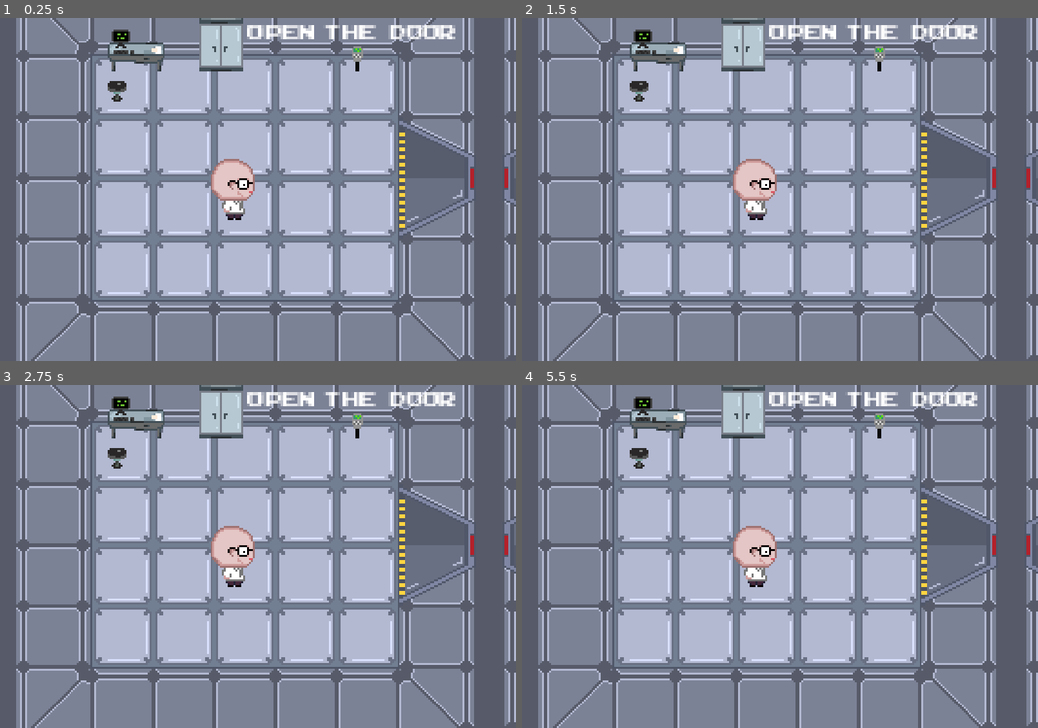
Above: before the commit, frames 1-4 (two rows, left to right).
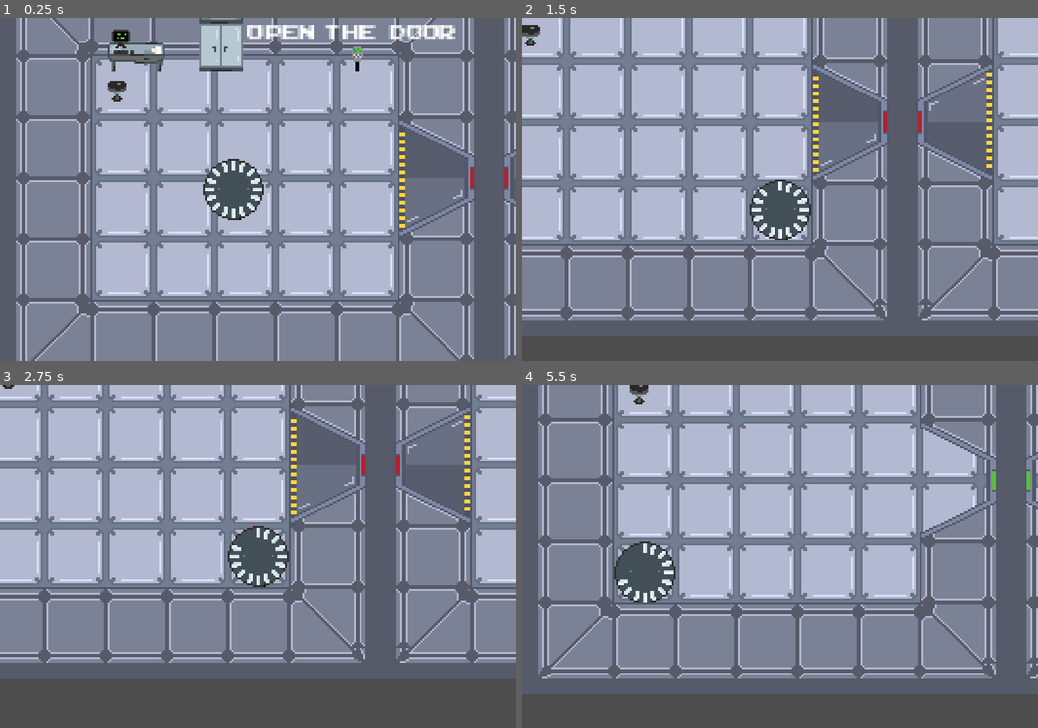
Above: after the commit, the same moments.

Repository: Pi-pol/Tachyon-race
Game: Godot game, scene res://Scenes/1stlevel.tscn
The game is run twice, just before and just after one commit, with the same random seed, the same clock (stepped at 60 frames per second) and the same inputs.
Inputs (mouse positions are in pixels of both pictures, inside the frame that each line leads up to):
- Up to frame 1 (0.25 s): no input
- Up to frame 2 (1.5 s): tap Enter at 0.5 s; move the mouse to (893, 172) at 0.52 s; hold Right (ui_right) 0.53-1.28 s; tap E at 0.6 s; click (893, 172) at 0.67 s; move the mouse to (676, 206) at 1.27 s; hold Down (ui_down) from 1.28 s (still down); tap K at 1.35 s
- Up to frame 3 (2.75 s): tap Space at 2 s; move the mouse to (309, 481) at 2.02 s; release Down (ui_down) at 2.03 s; hold Right (ui_right) from 2.03 s (still down); tap E at 2.1 s
- Up to frame 4 (5.5 s): tap Enter at 2.75, 5 s; move the mouse to (754, 625) at 2.77 s; release Right (ui_right) at 2.78 s; hold Up (ui_up) 2.78-3.53 s; tap K at 2.85, 4.35 s; click (754, 625) at 2.92 s; tap Space at 3.5 s; move the mouse to (934, 607) at 3.52 s; hold Left (ui_left) 3.53-5.03 s; tap E at 3.6, 5.1 s; move the mouse to (625, 505) at 4.27 s; move the mouse to (805, 556) at 5.02 s; hold Down (ui_down) from 5.03 s (still down); click (805, 556) at 5.17 s

The runs differ from the first frame. In frame 1, 1.6% of the frame differs, in the area x 39-52%, y 41-59%; in frame 2, 70%; in frame 3, 73%, in the area x 0-100%, y 0-100%; in frame 4, 46%.
Error before the commit: Attempt to call function 'play' in base 'null instance' on a null instance. (res://Scripts/Player.gd:18)
Error after the commit: Attempt to call function 'instantiate' in base 'null instance' on a null instance. (res://Scenes/wiredBox.gd:14)

Commit message:
commit clock animation

Diff:
--- a/Scenes/1stlevel.tscn
+++ b/Scenes/1stlevel.tscn
@@ -1,6 +1,6 @@
-[gd_scene load_steps=29 format=3 uid="uid://oo0vn7fcpglf"]
-
-[ext_resource type="Script" path="res://Scenes/1stlevel.gd" id="1_px6b5"]
+[gd_scene load_steps=33 format=3 uid="uid://oo0vn7fcpglf"]
+
+[ext_resource type="Script" path="res://Scripts/1stlevel.gd" id="1_px6b5"]
 [ext_resource type="PackedScene" uid="uid://dtk3e2suufm0m" path="res://Scenes/player.tscn" id="1_y7u1b"]
 [ext_resource type="Texture2D" uid="uid://dpb31771lqv1" path="res://sth.png" id="2_40tig"]
 [ext_resource type="PackedScene" uid="uid://bsc27jlyp74gh" path="res://Scenes/action_emmiter.tscn" id="2_pu3r0"]
@@ -10,17 +10,18 @@
 [ext_resource type="Script" path="res://Scenes/wiredBox.gd" id="6_2ra4e"]
 [ext_resource type="PackedScene" uid="uid://byvm3u2388a0w" path="res://Scenes/button_game.tscn" id="6_4hc3a"]
 [ext_resource type="Script" path="res://Scripts/ButtonGame2.gd" id="7_6f5of"]
-[ext_resource type="PackedScene" uid="uid://deoer7bynwll4" path="res://Scenes/base_tilemap.tscn" id="7_fkt6h"]
-[ext_resource type="PackedScene" uid="uid://bea2qh6ew34b6" path="res://Scenes/doors_tilemap.tscn" id="8_k6orn"]
+[ext_resource type="PackedScene" path="res://Scenes/base_tilemap.tscn" id="7_fkt6h"]
+[ext_resource type="PackedScene" path="res://Scenes/doors_tilemap.tscn" id="8_k6orn"]
 [ext_resource type="Script" path="res://Scripts/door_script.gd" id="9_qrhr4"]
 [ext_resource type="Texture2D" uid="uid://d235fmkljycgo" path="res://Assets/furniture.png" id="10_a3aqt"]
 [ext_resource type="AudioStream" uid="uid://pt31abkpqjsa" path="res://Assets/SFX/pickup.wav" id="10_iyrer"]
 [ext_resource type="Script" path="res://Scripts/Furniture.gd" id="11_a4r7w"]
 [ext_resource type="FontFile" uid="uid://cqsuld7mf6wi" path="res://Assets/ARCADECLASSIC.TTF" id="12_gps5e"]
+[ext_resource type="Texture2D" uid="uid://cehd5gmordpem" path="res://Assets/Furniture2.png" id="12_oajyf"]
 [ext_resource type="AudioStream" uid="uid://bmmbw504m5ym0" path="res://Assets/SFX/door.wav" id="13_jtfjq"]
-[ext_resource type="PackedScene" path="res://Scenes/item.tscn" id="13_l8ngd"]
+[ext_resource type="PackedScene" uid="uid://bobhlkyxttsem" path="res://Scenes/item.tscn" id="13_l8ngd"]
 [ext_resource type="AudioStream" uid="uid://sdot0hbnwsdv" path="res://Assets/SFX/theme.wav" id="18_8dxdt"]
-[ext_resource type="PackedScene" uid="uid://bw361al6qkycv" path="res://Scenes/wires.tscn" id="19_tsrxe"]
+[ext_resource type="PackedScene" uid="uid://oam176p0dnbq" path="res://Scenes/wires.tscn" id="19_tsrxe"]
 
 [sub_resource type="Shader" id="Shader_xmui1"]
 code = "shader_type canvas_item;
@@ -86,6 +87,43 @@
 physics_layer_0/collision_layer = 1
 sources/1 = SubResource("TileSetAtlasSource_d3sn0")
 
+[sub_resource type="Animation" id="Animation_ekvhq"]
+resource_name = "ClockAnim"
+length = 20.0
+tracks/0/type = "value"
+tracks/0/imported = false
+tracks/0/enabled = true
+tracks/0/path = NodePath("ClockSp:frame")
+tracks/0/interp = 1
+tracks/0/loop_wrap = true
+tracks/0/keys = {
+"times": PackedFloat32Array(0, 1.2, 2.5, 3.7, 5, 6.2, 7.5, 8.7, 10, 11.2, 12.6, 13.7, 15, 16.2, 17.5, 18.8, 20),
+"transitions": PackedFloat32Array(1, 1, 1, 1, 1, 1, 1, 1, 1, 1, 1, 1, 1, 1, 1, 1, 1),
+"update": 1,
+"values": [16, 15, 14, 13, 12, 11, 10, 9, 8, 7, 6, 5, 4, 3, 2, 1, 0]
+}
+
+[sub_resource type="Animation" id="Animation_d61jl"]
+length = 0.001
+tracks/0/type = "value"
+tracks/0/imported = false
+tracks/0/enabled = true
+tracks/0/path = NodePath("ClockSp:frame")
+tracks/0/interp = 1
+tracks/0/loop_wrap = true
+tracks/0/keys = {
+"times": PackedFloat32Array(0),
+"transitions": PackedFloat32Array(1),
+"update": 1,
+"values": [16]
+}
+
+[sub_resource type="AnimationLibrary" id="AnimationLibrary_6w8fq"]
+_data = {
+"ClockAnim": SubResource("Animation_ekvhq"),
+"RESET": SubResource("Animation_d61jl")
+}
+
 [sub_resource type="RectangleShape2D" id="RectangleShape2D_84ht8"]
 size = Vector2(32, 32)
 
@@ -166,6 +204,16 @@
 position_smoothing_enabled = true
 position_smoothing_speed = 18.0
 editor_draw_limits = true
+
+[node name="AnimationClock" type="AnimationPlayer" parent="TileMap/Player/Camera2D"]
+libraries = {
+"": SubResource("AnimationLibrary_6w8fq")
+}
+
+[node name="ClockSp" type="Sprite2D" parent="TileMap/Player/Camera2D"]
+texture = ExtResource("12_oajyf")
+hframes = 17
+frame = 16
 
 [node name="action_emmiter" parent="TileMap/Player" instance=ExtResource("2_pu3r0")]
 
--- a/Scripts/Player.gd
+++ b/Scripts/Player.gd
@@ -12,10 +12,10 @@
 @onready var time = 20
 @onready var animationTree =$AnimationTree
 @onready var anim_state =animationTree.get("parameters/playback")
-@onready var animation_clock = $Camera2D/AnimationPlayer2
+@onready var animation_clock = $Camera2D/AnimationClock
 
 func _physics_process(delta):
-	animation_clock.play("cuntdown")
+	animation_clock.play("ClockAnim")
 	if time <= 0 and alive:
 		print("kms due to time")
 		alive = false
--- a/project.godot
+++ b/project.godot
@@ -22,6 +22,16 @@
 window/size/resizable=false
 window/stretch/mode="canvas_items"
 
+[input]
+
+ui_accept={
+"deadzone": 0.5,
+"events": [Object(InputEventKey,"resource_local_to_scene":false,"resource_name":"","device":0,"window_id":0,"alt_pressed":false,"shift_pressed":false,"ctrl_pressed":false,"meta_pressed":false,"pressed":false,"keycode":4194309,"physical_keycode":0,"key_label":0,"unicode":0,"echo":false,"script":null)
+, Object(InputEventKey,"resource_local_to_scene":false,"resource_name":"","device":0,"window_id":0,"alt_pressed":false,"shift_pressed":false,"ctrl_pressed":false,"meta_pressed":false,"pressed":false,"keycode":4194310,"physical_keycode":0,"key_label":0,"unicode":0,"echo":false,"script":null)
+, Object(InputEventKey,"resource_local_to_scene":false,"resource_name":"","device":0,"window_id":0,"alt_pressed":false,"shift_pressed":false,"ctrl_pressed":false,"meta_pressed":false,"pressed":false,"keycode":32,"physical_keycode":0,"key_label":0,"unicode":32,"echo":false,"script":null)
+]
+}
+
 [rendering]
 
 textures/canvas_textures/default_texture_filter=0
Renamed: Scenes/1stlevel.gd -> Scripts/1stlevel.gd
Not shown, removed: Assets/SFX/SeamlessOcean.wav
